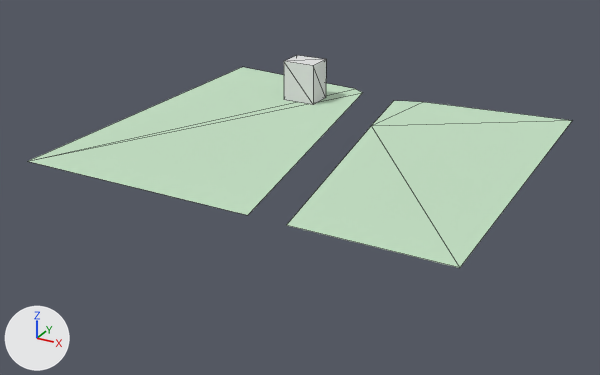
What one commit did to the glTF model white-model-six-districts/chunks/126_128_mid.glb.
Both versions are drawn from a 50 mm camera at (3680.0, -14107.0, 343.0) aimed at (3274.0, -13371.0, -25.0). Arrows for +X, +Y and +Z are at lower left; the lights stay in place. The picture after the commit comes second. Mesh edges are drawn as thin lines. Vertices at exactly the same position are counted once.
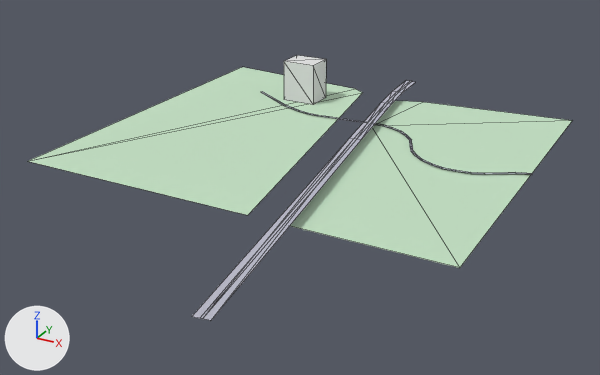
Where the change shows, as pixel boxes (x1, y1, x2, y2) in the pictures (600 x 375 px):
```json
{"object": "Mesh_0", "change": "reshaped", "before": [28, 55, 573, 268], "after": [28, 55, 573, 320], "on screen": "24% taller"}
{"part": 1, "of": "me_mesh_0", "change": "added", "after": [192, 81, 533, 320]}
```

The change, as JSON lines over the scene's bpy script:
```json
{"block": "me_mesh_0", "where": "# used by ob_mesh_0; location = (0.0, 0.0, 0.0)"}
{"op": "remove", "block": "me_mesh_0", "code": "me_mesh_0.from_pydata(...)  # 19 vertices, 17 faces; spans x 3000.0..3500.0, y -13500.0..-13055.0, z -2.0..52.0"}
{"op": "add", "block": "me_mesh_0", "code": "me_mesh_0.from_pydata(...)  # 139 vertices, 77 faces; spans x 3000.0..3502.0, y -13684.0..-13032.0, z -2.0..52.0"}
{"block": "me_mesh_0", "change": "me_mesh_0 part 1"}
{"block": "me_mesh_0", "change": "109 vertices are added at x 3092.0..3502.0, y -13684.0..-13033.0, z -1.0..8.0"}
{"block": "me_mesh_0", "change": "11 new vertices lie (9.0, 1.0, 0.0) away from vertices in x 3261.0..3362.0, y -13683.0..-13033.0, z 8.0"}
{"block": "me_mesh_0", "change": "60 new faces join them"}
```
